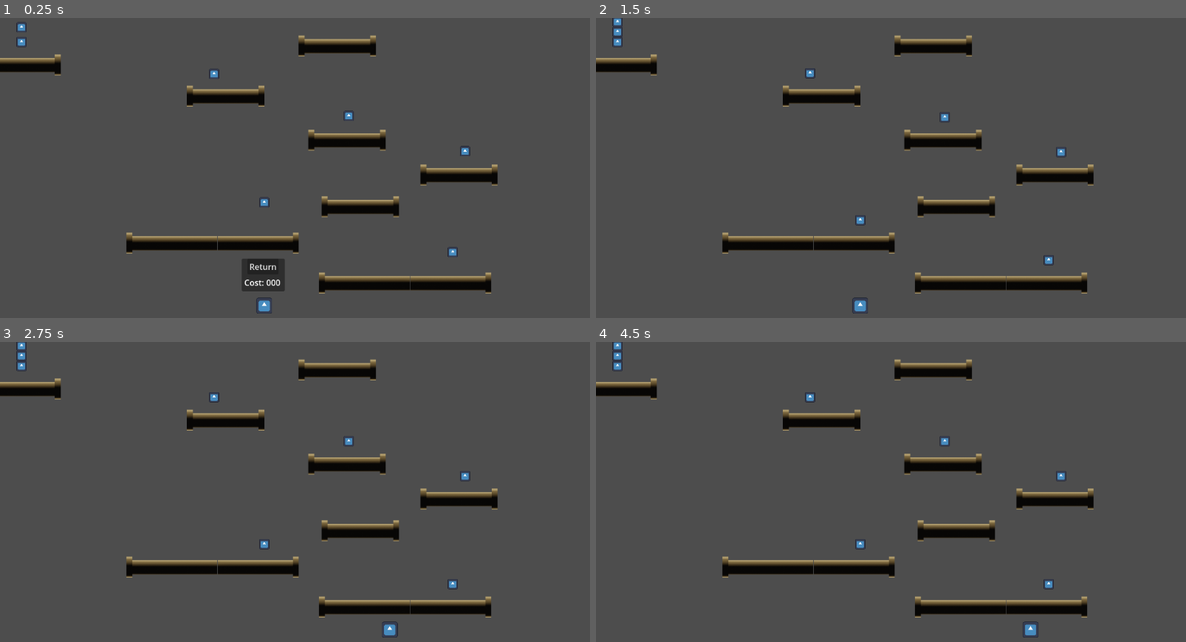
Above: before the commit, frames 1-4 (two rows, left to right).
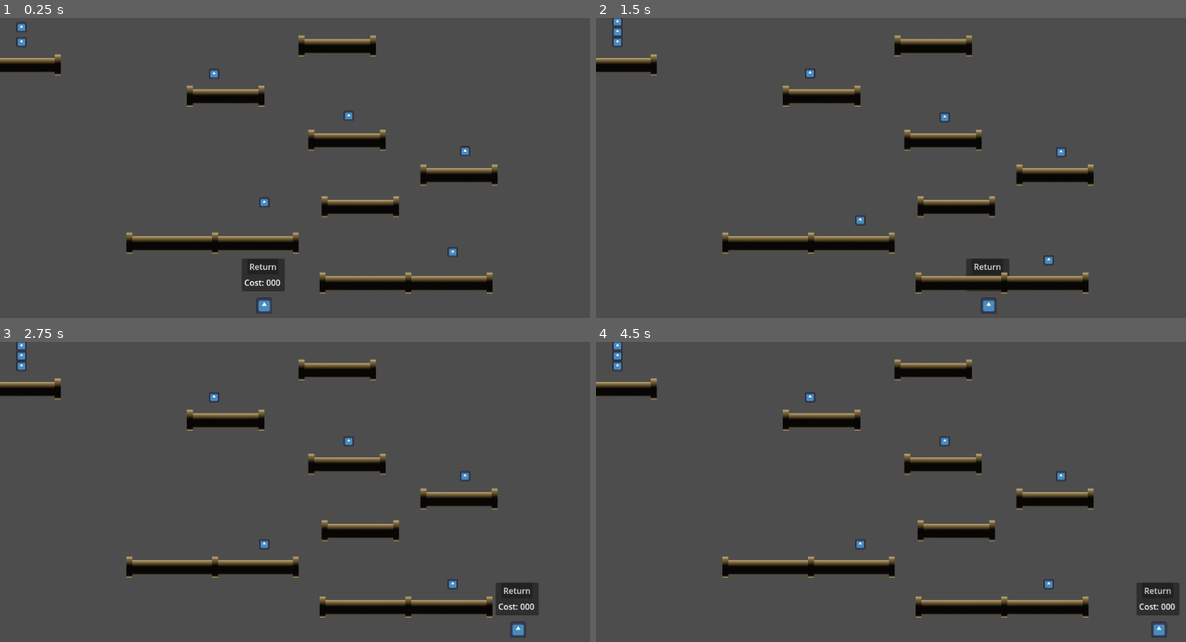
Above: after the commit, the same moments.

Repository: lplinna/Upcharge
Game: Godot game, scene res://Scenes/main_scene.tscn
Same seed, same stepped clock (60 frames per second), same inputs: the game is played once before the commit and once after it. The engine's default icon, where the game draws it, is replaced by a stand-in: a white triangle on a blue panel in a dark square.
Inputs:
- Up to frame 1 (0.25 s): no input
- Up to frame 2 (1.5 s): hold D (move_right) 0.53-1.25 s; tap W (move_up) at 0.77 s; click "Return" at 1.25 s
- Up to frame 3 (2.75 s): tap Enter at 2 s; hold D (move_right) from 2.03 s (still down); tap W (move_up) at 2.27 s
- Up to frame 4 (4.5 s): release D (move_right) at 2.78 s; hold A (move_left) 2.78-3.53 s; hold D (move_right) from 3.53 s (still down); tap W (move_up) at 3.77 s

The runs differ from the first frame. In frame 1, 0.1% of the frame differs, in the area x 35-84%, y 71-92%; in frame 2, 0.7%; in frame 3, 1.1%; in frame 4, 1.1%, in the area x 35-99%, y 71-99%.

Commit message:
Added script for automatic pipe rivets

Diff:
--- a/Scenes/PipeTemplate.tscn
+++ b/Scenes/PipeTemplate.tscn
@@ -1,5 +1,6 @@
-[gd_scene load_steps=3 format=3 uid="uid://dueqflp65rrf7"]
+[gd_scene load_steps=4 format=3 uid="uid://dueqflp65rrf7"]
 
+[ext_resource type="Script" path="res://Scripts/Pipe.gd" id="1_d174b"]
 [ext_resource type="Texture2D" uid="uid://da2u7rom4wva4" path="res://Resources/Pipe2.png" id="1_nyunf"]
 [ext_resource type="Texture2D" uid="uid://ex1gye048p47" path="res://Resources/End.png" id="2_vkp0n"]
 
@@ -13,6 +14,7 @@
 grow_horizontal = 2
 grow_vertical = 2
 scale = Vector2(0.385, 0.385)
+script = ExtResource("1_d174b")
 
 [node name="PipeBody" type="TextureRect" parent="."]
 layout_mode = 1
@@ -70,3 +72,19 @@
 grow_horizontal = 2
 grow_vertical = 2
 texture = ExtResource("2_vkp0n")
+
+[node name="PipeMiddle" type="Control" parent="PipeBody"]
+anchors_preset = 0
+offset_left = -7.92664e-05
+offset_top = 15.2208
+offset_right = 39.9999
+offset_bottom = 55.2208
+
+[node name="RightSprite" type="TextureRect" parent="PipeBody/PipeMiddle"]
+layout_mode = 1
+anchors_preset = 15
+anchor_right = 1.0
+anchor_bottom = 1.0
+grow_horizontal = 2
+grow_vertical = 2
+texture = ExtResource("2_vkp0n")
--- a/Scenes/main_scene.tscn
+++ b/Scenes/main_scene.tscn
@@ -67,8 +67,8 @@
 [node name="PipeTemplate" parent="Challenge1/TinyPlatform" instance=ExtResource("4_70du2")]
 
 [node name="PipeBody" parent="Challenge1/TinyPlatform/PipeTemplate" index="0"]
-offset_left = -434.0
-offset_right = 423.0
+offset_left = -431.0
+offset_right = 429.0
 
 [node name="CollisionShape2D" type="CollisionShape2D" parent="Challenge1/TinyPlatform"]
 shape = SubResource("RectangleShape2D_c2wxe")
--- /dev/null
+++ b/Scripts/Pipe.gd
@@ -0,0 +1,20 @@
+extends Control
+
+
+
+func _ready():
+	#print($PipeBody.size)
+	$PipeBody/PipeMiddle.visible = false
+	place_rivet_rings()
+
+func place_rivet_rings():
+	var rivets = floor($PipeBody.size.x / 454)
+	if rivets > 0:
+		$PipeBody/PipeMiddle.visible = true
+		$PipeBody/PipeMiddle.position.x = 454 - 32
+	if rivets > 1:
+		var offset = 454
+		for i in range(rivets):
+			var clone = $PipeBody/PipeMiddle.duplicate()
+			clone.position.x = 454 + (i * 454) - 32
+			$PipeBody.add_child(clone)
